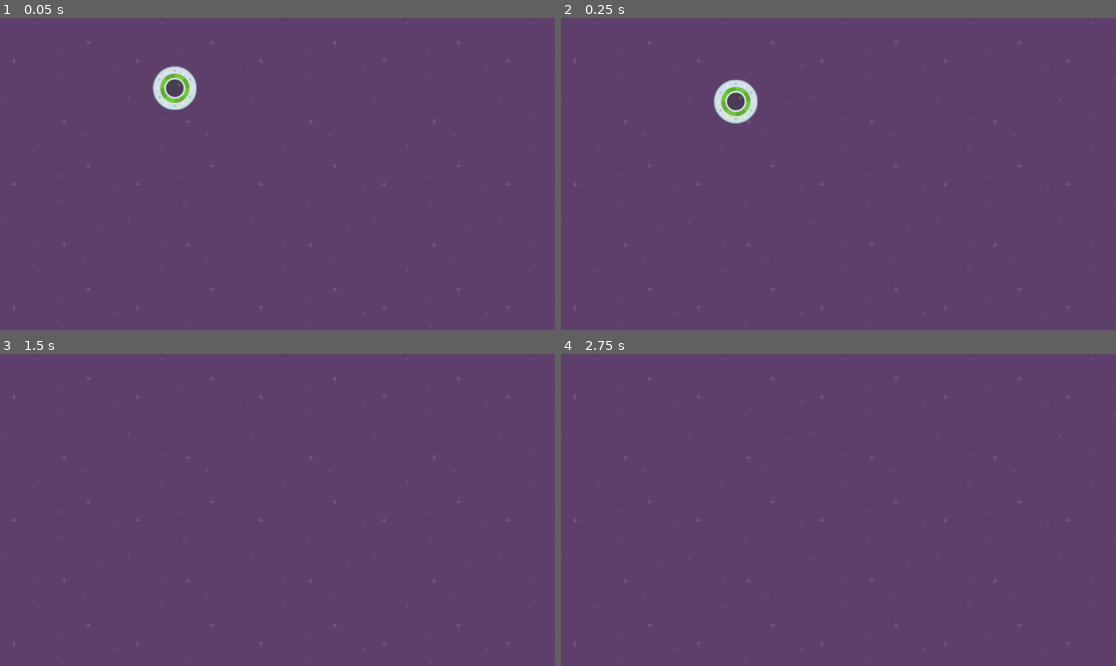
Above: before the commit, frames 1-4 (two rows, left to right).
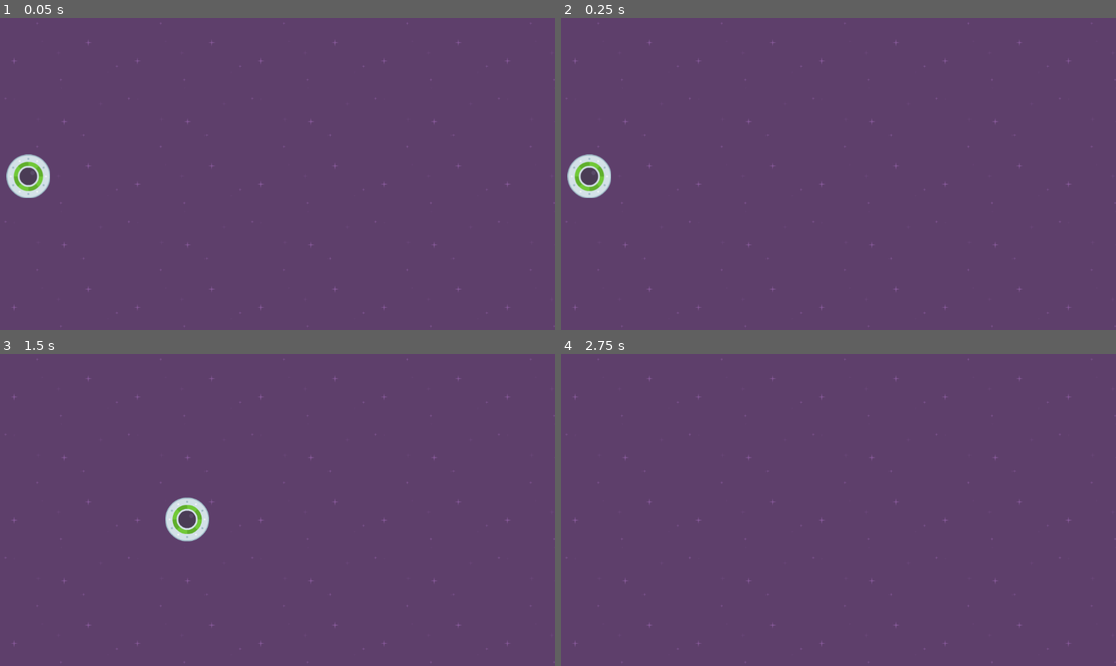
Above: after the commit, the same moments.

Repository: EPalonen/Godot_Speedy_Saucer
Game: Godot game, scene res://level_1.tscn
The game is run twice, just before and just after one commit, with the same random seed, the same clock (stepped at 60 frames per second) and the same inputs.
Inputs:
- Up to frame 1 (0.05 s): no input
- Up to frame 2 (0.25 s): no input
- Up to frame 3 (1.5 s): hold Right (move_right, bound only after the commit) 0.53-1.28 s; hold Down (move_down, bound only after the commit) from 1.28 s (still down)
- Up to frame 4 (2.75 s): release Down (move_down, bound only after the commit) at 2.03 s; hold Right (move_right, bound only after the commit) from 2.03 s (still down)

The runs differ from the first frame. In frame 1, 1.5% of the frame differs, in the area x 1-36%, y 15-58%; in frame 2, 1.5%; in frame 3, 0.8%; in frame 4, nothing differs.

Commit message:
Added player movement
wasd and arrow key inputs

Diff:
--- /dev/null
+++ b/godot_speedy_saucer/level.gd
@@ -0,0 +1,8 @@
+extends Node2D
+
+
+# Called when the node enters the scene tree for the first time.
+# This is a comment
+func _ready():
+	#print("Hello, Nerds!")
+	pass
--- a/godot_speedy_saucer/level_1.gd
+++ /dev/null
@@ -1,11 +0,0 @@
-extends Node2D
-
-
-# Called when the node enters the scene tree for the first time.
-func _ready() -> void:
-	pass # Replace with function body.
-
-
-# Called every frame. 'delta' is the elapsed time since the previous frame.
-func _process(delta: float) -> void:
-	pass
--- a/godot_speedy_saucer/level_1.tscn
+++ b/godot_speedy_saucer/level_1.tscn
@@ -1,6 +1,6 @@
 [gd_scene load_steps=4 format=3 uid="uid://baxrc6md4x2qn"]
 
-[ext_resource type="Script" path="res://level_1.gd" id="1_0iufy"]
+[ext_resource type="Script" path="res://level.gd" id="1_0iufy"]
 [ext_resource type="Texture2D" uid="uid://di3ojsc358snx" path="res://purple.png" id="1_cjcdm"]
 [ext_resource type="PackedScene" uid="uid://c1i15g51ejkqu" path="res://player.tscn" id="2_01yif"]
 
@@ -15,4 +15,4 @@
 stretch_mode = 1
 
 [node name="Player" parent="." instance=ExtResource("2_01yif")]
-position = Vector2(363, 145)
+position = Vector2(59, 329)
--- a/godot_speedy_saucer/player.gd
+++ b/godot_speedy_saucer/player.gd
@@ -1,11 +1,53 @@
 extends RigidBody2D
 
 
-# Called when the node enters the scene tree for the first time.
-func _ready() -> void:
-	pass # Replace with function body.
+
+func _physics_process(delta):
+	var force = 800
 
 
-# Called every frame. 'delta' is the elapsed time since the previous frame.
-func _process(delta: float) -> void:
-	pass
+	if Input.is_action_pressed("move_right"):
+		apply_force(Vector2(force, 0))
+
+	if Input.is_action_pressed("move_left"):
+		apply_force(Vector2(-force, 0))
+
+	if Input.is_action_pressed("move_up"):
+		apply_force(Vector2(0, -force))
+
+	if Input.is_action_pressed("move_down"):
+		apply_force(Vector2(0, force))
+
+#
+#func	_ready():
+	#var test = 5
+	#
+#
+	#var message = "Hell3o"
+	#if message == "Hello":
+		#print("Hi there! You said Hello!")
+	#elif message == "Bye":
+		#print("GoodBy!")
+	#elif message == "Thanks":
+		#print("Thank you!")
+	#else:
+		#print("Invalid Message!!!")
+#
+#func _process(delta):
+	##apply_force(Vector2(25, 0))
+	#pass
+
+
+#var number := 1.0  # Starting acceleration factor.
+
+## Called every physics frame (fixed frame rate).
+#func _physics_process(delta: float) -> void:
+	#accelerate(delta)
+#
+#
+#func accelerate(delta):
+	#if number < 100:  # Ensure acceleration stops at the limit.
+		#apply_impulse(Vector2(number, 0))  # Apply impulse at the center of mass.
+		#number += 0.1 * delta  # Increment the acceleration factor gradually.
+		#print(number)  # Debug: Print the current acceleration factor.
+ #
--- a/godot_speedy_saucer/player.tscn
+++ b/godot_speedy_saucer/player.tscn
@@ -8,6 +8,7 @@
 
 [node name="Player" type="RigidBody2D"]
 position = Vector2(298, 206)
+gravity_scale = 0.0
 script = ExtResource("1_g0rh4")
 
 [node name="Sprite2D" type="Sprite2D" parent="."]
--- a/godot_speedy_saucer/project.godot
+++ b/godot_speedy_saucer/project.godot
@@ -14,3 +14,30 @@
 run/main_scene="res://level_1.tscn"
 config/features=PackedStringArray("4.3", "Forward Plus")
 config/icon="res://icon.svg"
+
+[input]
+
+move_right={
+"deadzone": 0.5,
+"events": [Object(InputEventKey,"resource_local_to_scene":false,"resource_name":"","device":0,"window_id":0,"alt_pressed":false,"shift_pressed":false,"ctrl_pressed":false,"meta_pressed":false,"pressed":false,"keycode":0,"physical_keycode":4194321,"key_label":0,"unicode":0,"location":0,"echo":false,"script":null)
+, Object(InputEventKey,"resource_local_to_scene":false,"resource_name":"","device":-1,"window_id":0,"alt_pressed":false,"shift_pressed":false,"ctrl_pressed":false,"meta_pressed":false,"pressed":false,"keycode":0,"physical_keycode":68,"key_label":0,"unicode":100,"location":0,"echo":false,"script":null)
+]
+}
+move_left={
+"deadzone": 0.5,
+"events": [Object(InputEventKey,"resource_local_to_scene":false,"resource_name":"","device":-1,"window_id":0,"alt_pressed":false,"shift_pressed":false,"ctrl_pressed":false,"meta_pressed":false,"pressed":false,"keycode":0,"physical_keycode":4194319,"key_label":0,"unicode":0,"location":0,"echo":false,"script":null)
+, Object(InputEventKey,"resource_local_to_scene":false,"resource_name":"","device":-1,"window_id":0,"alt_pressed":false,"shift_pressed":false,"ctrl_pressed":false,"meta_pressed":false,"pressed":false,"keycode":0,"physical_keycode":65,"key_label":0,"unicode":97,"location":0,"echo":false,"script":null)
+]
+}
+move_up={
+"deadzone": 0.5,
+"events": [Object(InputEventKey,"resource_local_to_scene":false,"resource_name":"","device":-1,"window_id":0,"alt_pressed":false,"shift_pressed":false,"ctrl_pressed":false,"meta_pressed":false,"pressed":false,"keycode":0,"physical_keycode":4194320,"key_label":0,"unicode":0,"location":0,"echo":false,"script":null)
+, Object(InputEventKey,"resource_local_to_scene":false,"resource_name":"","device":-1,"window_id":0,"alt_pressed":false,"shift_pressed":false,"ctrl_pressed":false,"meta_pressed":false,"pressed":false,"keycode":0,"physical_keycode":87,"key_label":0,"unicode":119,"location":0,"echo":false,"script":null)
+]
+}
+move_down={
+"deadzone": 0.5,
+"events": [Object(InputEventKey,"resource_local_to_scene":false,"resource_name":"","device":-1,"window_id":0,"alt_pressed":false,"shift_pressed":false,"ctrl_pressed":false,"meta_pressed":false,"pressed":false,"keycode":0,"physical_keycode":4194322,"key_label":0,"unicode":0,"location":0,"echo":false,"script":null)
+, Object(InputEventKey,"resource_local_to_scene":false,"resource_name":"","device":-1,"window_id":0,"alt_pressed":false,"shift_pressed":false,"ctrl_pressed":false,"meta_pressed":false,"pressed":false,"keycode":0,"physical_keycode":83,"key_label":0,"unicode":115,"location":0,"echo":false,"script":null)
+]
+}
